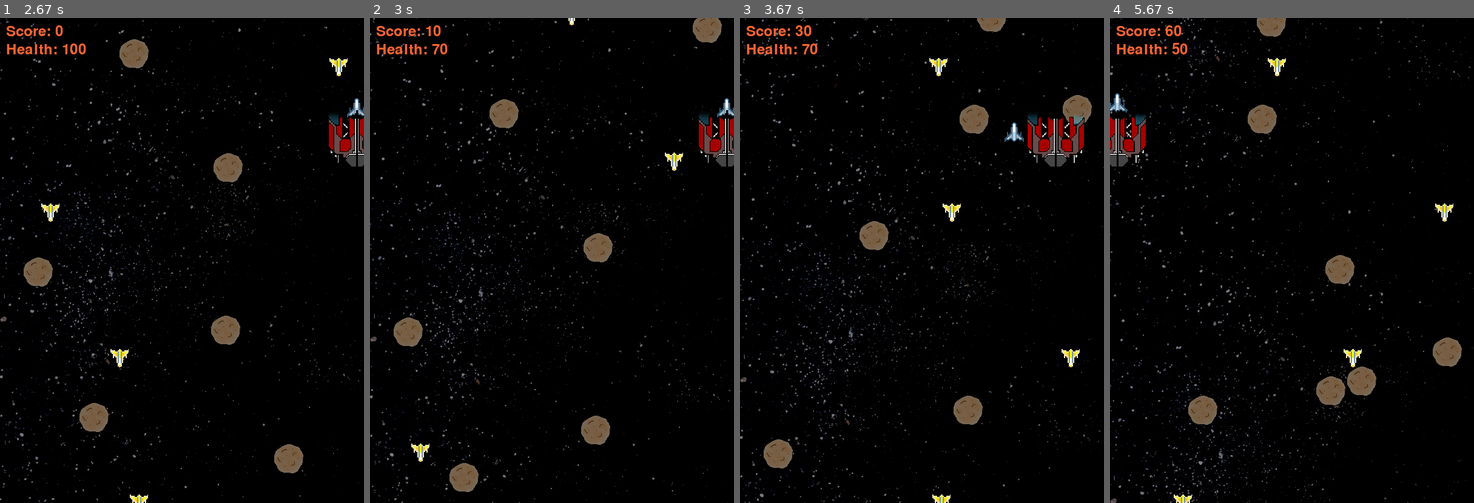
Above: before the commit, frames 1-4 (left to right).
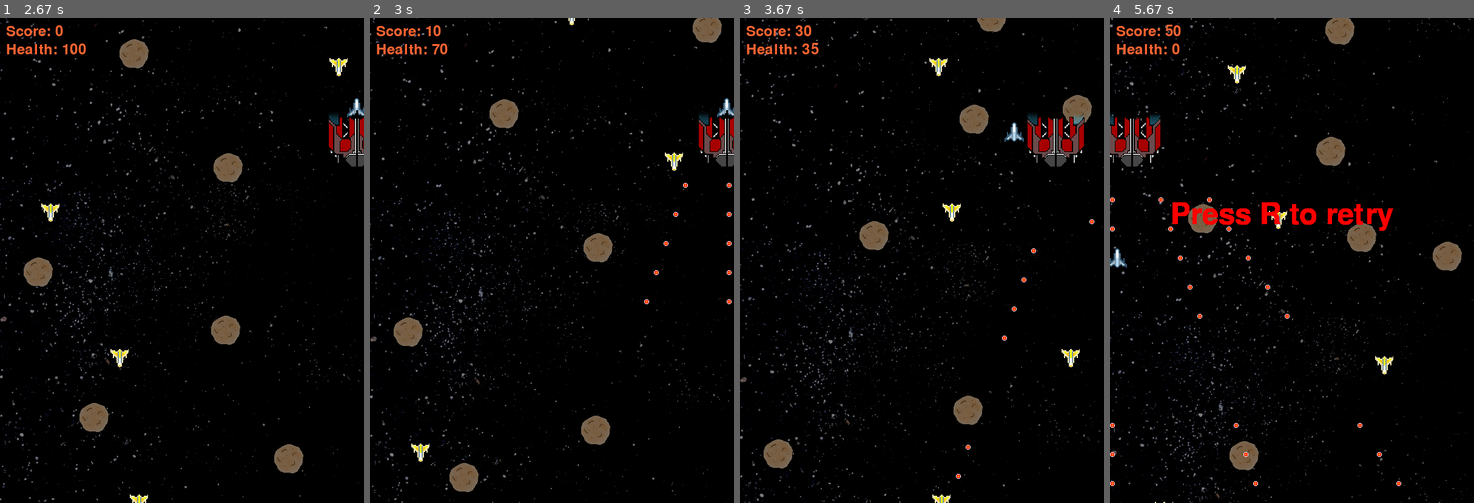
Above: after the commit, the same moments.

Repository: SteveHutchison/GroupPygame
Game: pygame game, started from Main.py
The game is run twice, just before and just after one commit, with the same random seed, the same clock (stepped at 60 frames per second) and the same inputs.
Inputs:
- Up to frame 1 (2.67 s): hold W 0.33-0.8 s; hold Right 0.33-0.8 s; tap A at 0.83 s; tap S at 1.17 s; hold Right 1.5-1.97 s; tap Space at 2 s; hold Up 2.33-2.63 s
- Up to frame 2 (3 s): no input
- Up to frame 3 (3.67 s): tap S at 3.17 s; hold Left from 3.5 s (still down)
- Up to frame 4 (5.67 s): release Left at 4.03 s; hold Down 4.07-4.37 s; hold Left 4.4-4.8 s; hold Up 4.83-5.2 s

Frame 1 is identical in both runs. In frame 2, 0.1% of the frame differs, in the area x 75-100%, y 34-59%; in frame 3, 0.1%; in frame 4, 11%, in the area x 0-100%, y 0-100%.

Commit message:
Added enemy bullets

Diff:
--- a/Main.py
+++ b/Main.py
@@ -20,6 +20,7 @@
 	ASTEROID_image = pygame.image.load("img/Rock.png")
 	BOSS_image = pygame.image.load("M:/groupPy/img/Spaceship.png")
 	BULLET_image = pygame.image.load("img/bullet.png")
+	BOSSBULLET_image = pygame.image.load("img/enemy_bullet.png")
 	EXPLOSION_image = pygame.image.load("img/explosion_tiles.bmp")
 	HEALTH_image = pygame.image.load("img/HealthPowerUp.png")
 
@@ -76,6 +77,18 @@
 	BULLETSPEEDX = 5
 	bullets = []
 
+	# enemy bullet variables
+	bossbulletCounter = 0
+	bossbulletCounterTotal = 0
+	bossbulletwaveCounter = 0
+	NEWBOSSBULLET = 4
+	NEWBOSSBULLETWAVE = 12
+	NEWBOSSBULLETWAVESTOP = 20
+	BOSSBULLETSIZE = 8
+	BOSSBULLETSPEEDY = 12
+	BOSSBULLETSPEEDX = 4
+	boss_bullets = []
+
 	# boss fighter variables
 	bossfighterCounter = 0
 	boss_x = 0
@@ -84,6 +97,7 @@
 	BOSSSIZE = 96
 	BOSSSPEEDY = 4
 	BOSSSPEEDX = 4
+	BOSS_SHOOTING = False
 	bossfighters = []
 
 	# explosion variables
@@ -159,7 +173,7 @@
 							'surface':pygame.transform.scale(BOSS_image, (BOSSSIZE, BOSSSIZE))
 							})
 				boss_x = 316
-				boss_y = 800 - (0 - BOSSSIZE)
+				boss_y = (0 - BOSSSIZE)
 
 			if shooting == True:
 				bulletCounter += 1
@@ -234,18 +248,46 @@
 			# 	b['rect'].move_ip(0, b['speed'])
 
 			for b in bossfighters:
-				if boss_y > 650:
+				if boss_y < 150:
 					b['rect'].move_ip(0, BOSSSPEEDY)
-					boss_y -= BOSSSPEEDY
+					boss_y += BOSSSPEEDY
 					#print (boss_y)
+				if boss_y >= 150:
+					BOSS_SHOOTING = True
 				if boss_x < player_x-48:
 					b['rect'].move_ip(BOSSSPEEDX, 0)
 					boss_x += BOSSSPEEDX
 				if boss_x > player_x-48:
 					b['rect'].move_ip(-BOSSSPEEDX, 0)
 					boss_x -= BOSSSPEEDX
+				if BOSS_SHOOTING == True:
+					bossbulletwaveCounter += 1
+					if bossbulletwaveCounter >= NEWBOSSBULLETWAVE:
+						bossbulletCounter += 1
+						bossbulletCounterTotal += 1
+						if bossbulletCounter >= NEWBOSSBULLET:
+							boss_bullets.append({'rect': pygame.Rect(boss_x + 48, boss_y, BULLETSIZE, BULLETSIZE),
+										'speed':  (0, BOSSBULLETSPEEDY),
+										'surface':pygame.transform.scale(BOSSBULLET_image, (BOSSBULLETSIZE, BOSSBULLETSIZE))
+										})
+							boss_bullets.append({'rect': pygame.Rect(boss_x + 16, boss_y, BULLETSIZE, BULLETSIZE),
+										'speed':  (-BOSSBULLETSPEEDX, BOSSBULLETSPEEDY),
+										'surface':pygame.transform.scale(BOSSBULLET_image, (BOSSBULLETSIZE, BOSSBULLETSIZE))
+										})
+							boss_bullets.append({'rect': pygame.Rect(boss_x + 80, boss_y, BULLETSIZE, BULLETSIZE),
+										'speed':  (BOSSBULLETSPEEDX, BOSSBULLETSPEEDY),
+										'surface':pygame.transform.scale(BOSSBULLET_image, (BOSSBULLETSIZE, BOSSBULLETSIZE))
+										})
+							bossbulletCounter = 0
+							if bossbulletCounterTotal >= NEWBOSSBULLETWAVESTOP:
+								bossbulletCounterTotal = 0
+								bossbulletwaveCounter = 0
+
 
 			for b in bullets:
+				b['rect'].move_ip(b['speed'])
+
+			for b in boss_bullets:
 				b['rect'].move_ip(b['speed'])
 
 			for b in healthpickups:
@@ -263,6 +305,11 @@
 			playerHealth = asteroids.collide_player(player, playerHealth)
 
 			playerHealth = fighters.collide_player(player, playerHealth)
+
+			for b in boss_bullets:
+				if player.colliderect(b['rect']):
+					boss_bullets.remove(b)
+					playerHealth -= 5
 
 			for b in healthpickups:
 				if player.colliderect(b['rect']):
@@ -296,6 +343,8 @@
 			# 	screen.blit(f['surface'], f['rect'])
 
 			for b in bullets:
+				screen.blit(b['surface'], b['rect'])
+			for b in boss_bullets:
 				screen.blit(b['surface'], b['rect'])
 			for b in bossfighters:
 				screen.blit(b['surface'], b['rect'])
Binary file added: img/enemy_bullet.png
